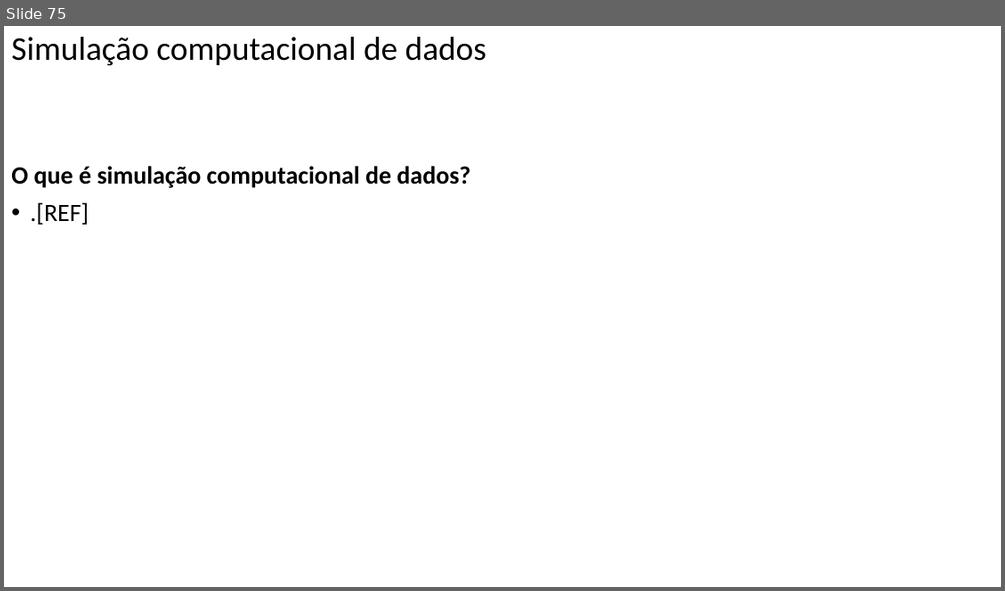
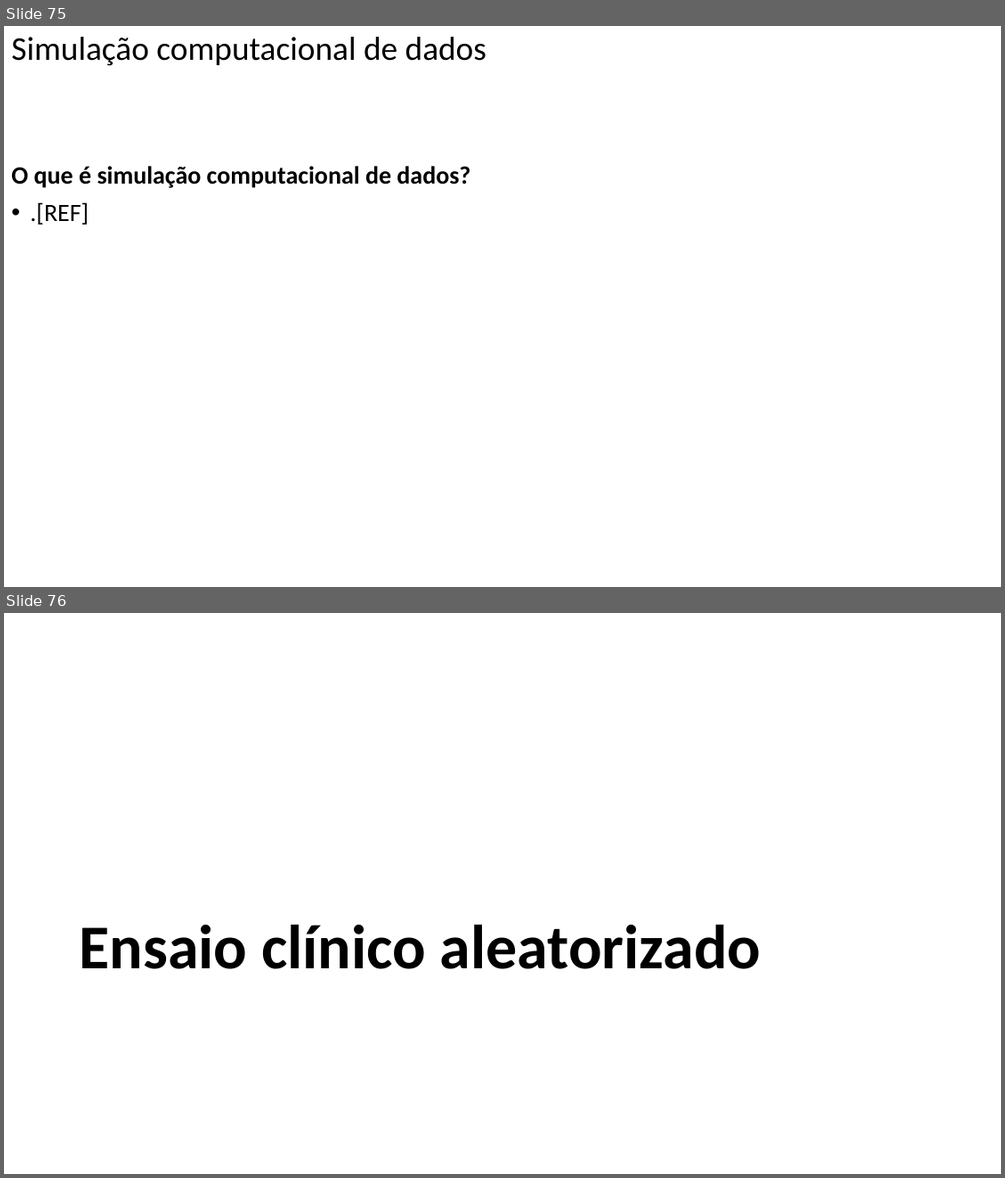
Before and after one commit to FerreiraAS/Ciencia-com-R, a slide deck: docs/Ciencia-com-R.pptx. Shown one above the other, each under a label of ours: slide 75 before the commit, slides 75 and 76 after it. The pictures are 1005x591 and 1005x1178 pixels, drawn with LibreOffice and Linux fonts; fonts in the diff are those of the drawing. Boxes give left, top, right and bottom in pixels: in the first picture for what was removed or moved away, otherwise in the second. Text is boxed around its words. In the diff, an @@ line names an element or a change of style, - is before the commit and + after.

```diff
--- a/docs/Ciencia-com-R.pptx
+++ b/docs/Ciencia-com-R.pptx
@@ slide 76 added at <box>4,613,1001,1174</box>, background #FFFFFF @@
@@ title added at <box>80,925,761,969</box>, 60 pt, text #000000, bold @@
+Ensaio clínico aleatorizado
```
Also in this commit, not shown: 1 slide changed, 1 slide removed, 58 other files.
